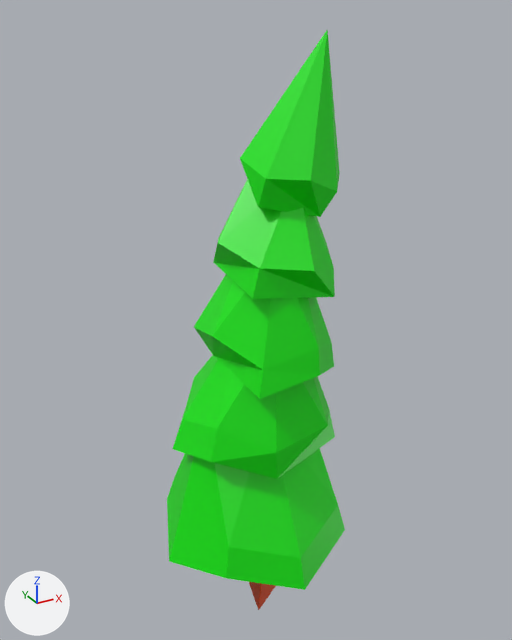
An edit to the Blender file Assets/Scenes/World/Models/Tree3.blend, drawn before and after from the same camera.
The view is the same before and after, from a 50 mm lens placed at (-2.98, -5.44, 5.1), pointed at (0.07, 0.11, 2.32). Arrows for +X, +Y and +Z are at lower left; the lights stay in place. The older version comes first. The same objects are shown in both versions, whatever each file hides.

The first picture shows 'Tree3_LOD1'.
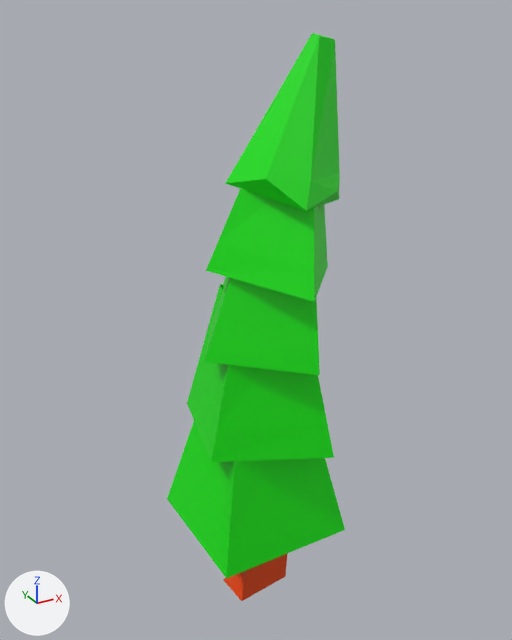
Where the change shows, as pixel boxes [x1, y1, x2, y2] in the pictures (512 x 640 px; the box of a moved part takes in the faces that stretch with it):
'Tree3_LOD1', reshaped: before [167, 30, 345, 610]; after [167, 33, 345, 601]
part 1 of me_cylinder_007, rebuilt: before [249, 582, 276, 610]; after [223, 553, 288, 601]
part 2 of me_cylinder_007, moved or reshaped: before [167, 30, 345, 590]; after [167, 33, 345, 578]

The change, as a diff of the scene's bpy script:
```diff
--- a/Assets/Scenes/World/Models/Tree3.blend.py
+++ b/Assets/Scenes/World/Models/Tree3.blend.py
@@ me_cylinder_007 @@
 # used by ob_tree3_lod1; location = (0.0, 0.0, 0.0)
-me_cylinder_007.from_pydata(...)  # 92 vertices, 93 faces; spans x -1.01..0.99, y -1.01..1.0, z -0.92..4.94
+me_cylinder_007.from_pydata(...)  # 71 vertices, 112 faces; spans x -0.73..0.81, y -0.76..0.73, z -0.84..4.92
+# me_cylinder_007 part 1: the loose piece of 6 vertices spanning x -0.15..0.42, y -0.34..0.38, z -0.92..4.06 is rebuilt with 7 vertices and now spans x -0.32..0.55, y -0.33..0.32, z -0.84..4.5
+# me_cylinder_007 part 2
+# 42 vertices are removed from x -1.01..0.99, y -1.01..1.0, z -0.12..4.94
+# 85 faces are deleted
+# 10 vertices move from x -0.72..0.91, y -0.92..0.58, z 0.21..3.14 to x -0.53..0.81, y -0.41..0.36, z 1.63..3.95
+# 20 vertices are added at x -0.64..0.77, y -0.76..0.61, z 1.12..4.92
+# 103 new faces join them, mat_leavemat (green #04e700)
 me_cylinder_007.materials.append(mat_branchmat)
```
